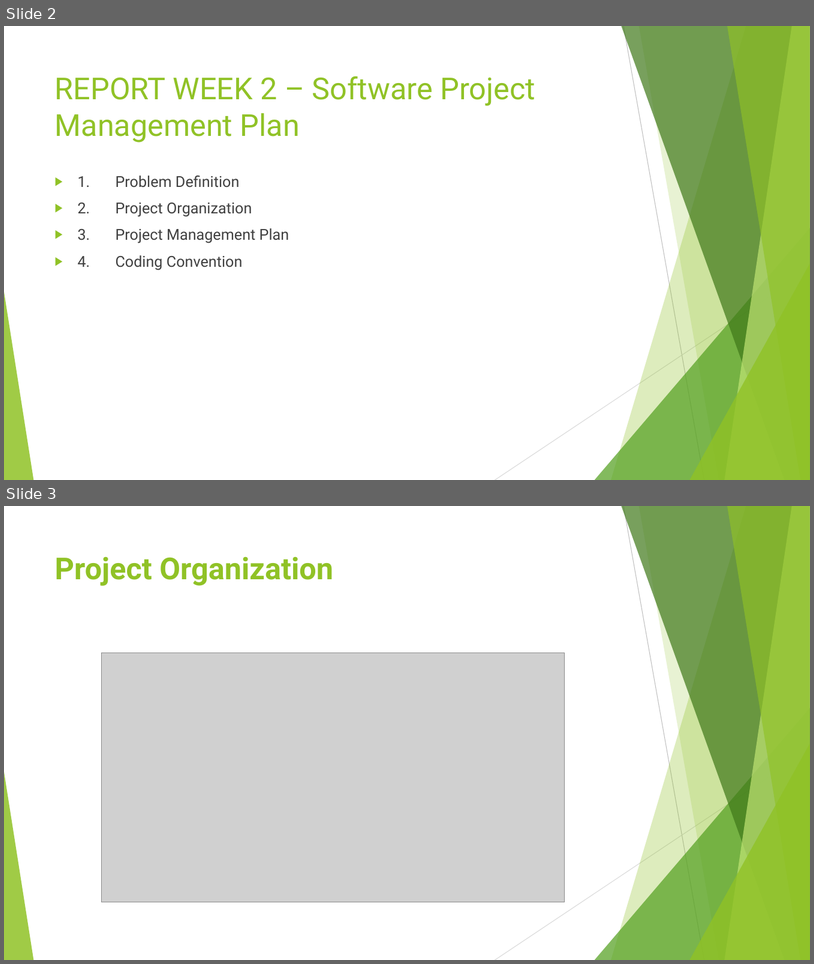
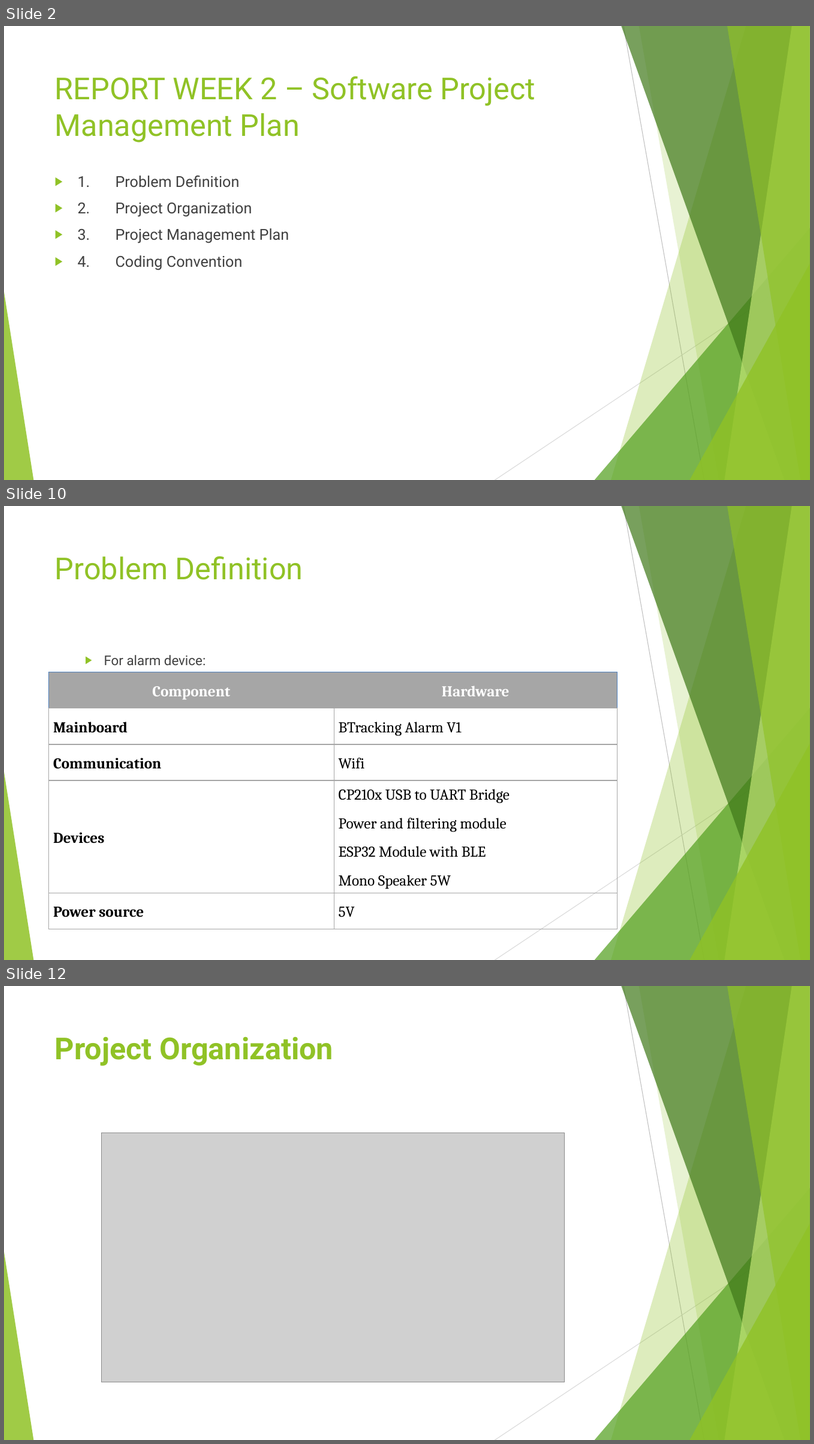
Before and after one commit to kingeni/CapstoneFU, a slide deck: document/Week_2/Report_Week_2.pptx. Shown one above the other, each under a label of ours: slides 2 and 3 before the commit, slides 2, 10 and 12 after it; the slides between them are not shown. The pictures are 814x964 and 814x1444 pixels, drawn with LibreOffice and Linux fonts; fonts in the diff are those of the drawing; grey boxes stand for pictures. Boxes give left, top, right and bottom in pixels: in the first picture for what was removed or moved away, otherwise in the second. Text is boxed around its words. In the diff, an @@ line names an element or a change of style, - is before the commit and + after.

```diff
--- a/document/Week_2/Report_Week_2.pptx
+++ b/document/Week_2/Report_Week_2.pptx
@@ slide 10 added at (4, 506, 810, 960), background #FFFFFF; not listed: 10 template elements that a slide beside it also shows @@
@@ title added at (55, 556, 303, 580), 36 pt, text #90C226 @@
+Problem Definition
@@ text added at (104, 655, 206, 665), 16 pt, text #404040 @@
+  ▶ For alarm device:
@@ table added at (49, 672, 617, 929), 5 rows, 2 columns @@
+Component | Hardware
+Mainboard | BTracking Alarm V1
+Communication | Wifi
+Devices | CP210x USB to UART Bridge / Power and filtering module / ESP32 Module with BLE / Mono Speaker 5W
+Power source | 5V
@@ what was slide 3 is now slide 12 @@
```
Also in this commit, not shown: 1 slide changed, 9 other slides added, 1 slide removed, 17 other files.
